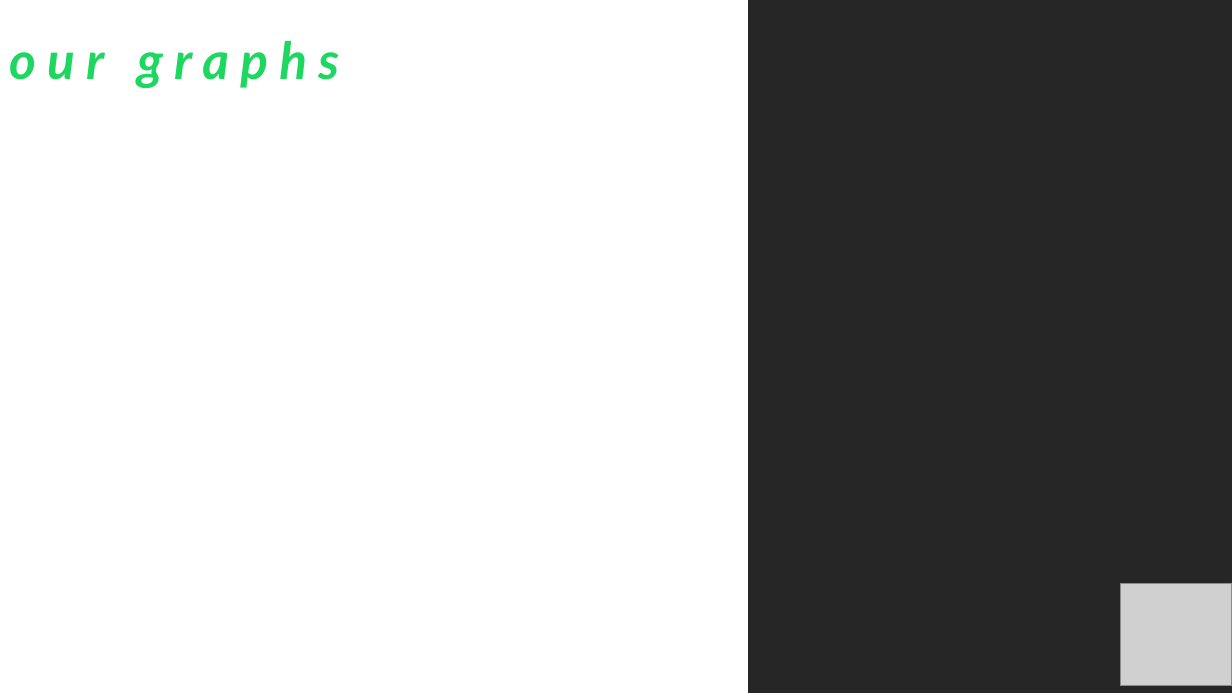
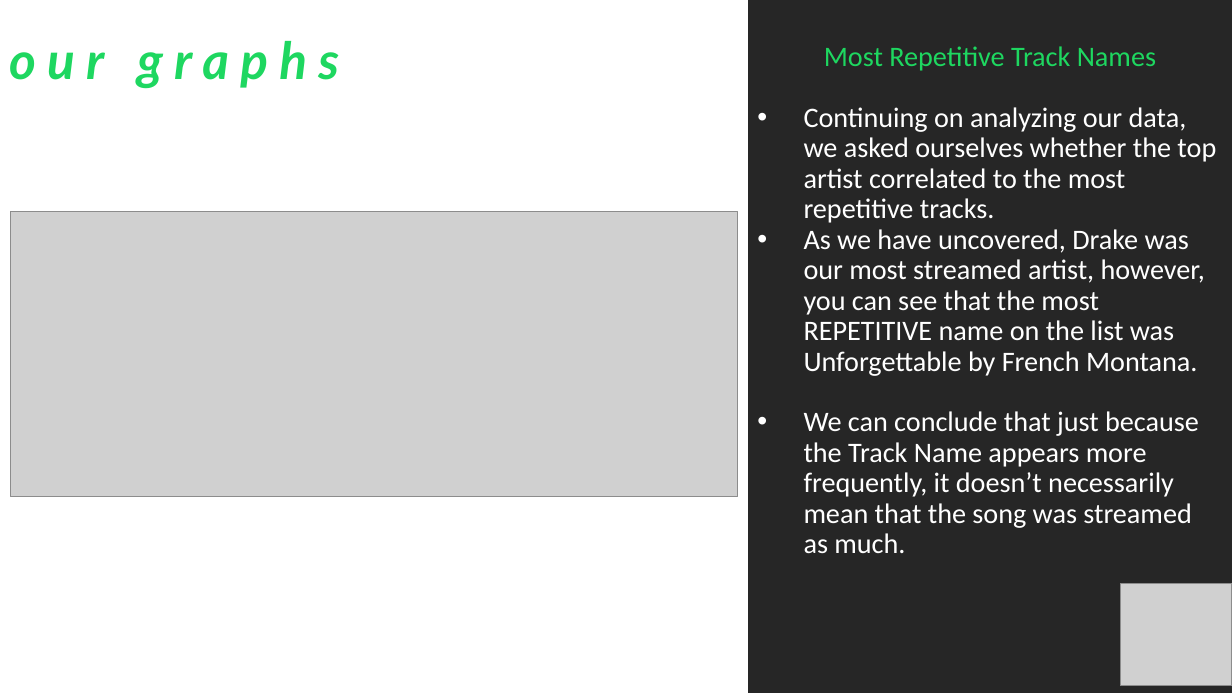
Before and after one commit to iastanehasl/Project-One, a slide deck: slide 19 of Spotipy Presentation 10.27.pptx (slide 17 before the commit). Drawn at 1232x693 pixels with LibreOffice and Linux fonts; fonts in the diff are those of the drawing; grey boxes stand for pictures. Boxes give left, top, right and bottom in pixels: in the first picture for what was removed or moved away, otherwise in the second. Text is boxed around its words. In the diff, an @@ line names an element or a change of style, - is before the commit and + after.

```diff
--- a/Spotipy Presentation 10.27.pptx
+++ b/Spotipy Presentation 10.27.pptx
@@ text added at box(804, 46, 1216, 553), 22 pt, text #FFFFFF @@
+Most Repetitive Track Names
+• Continuing on analyzing our data, we asked ourselves whether the top artist correlated to the most repetitive tracks.
+• As we have uncovered, Drake was our most streamed artist, however, you can see that the most REPETITIVE name on the list was Unforgettable by French Montana.
+• We can conclude that just because the Track Name appears more frequently, it doesn’t necessarily mean that the song was streamed as much.
@@ picture added at box(10, 212, 738, 497) @@
```
Also in this commit, not shown: 9 other slides changed, 4 slides added, 1 other file.
